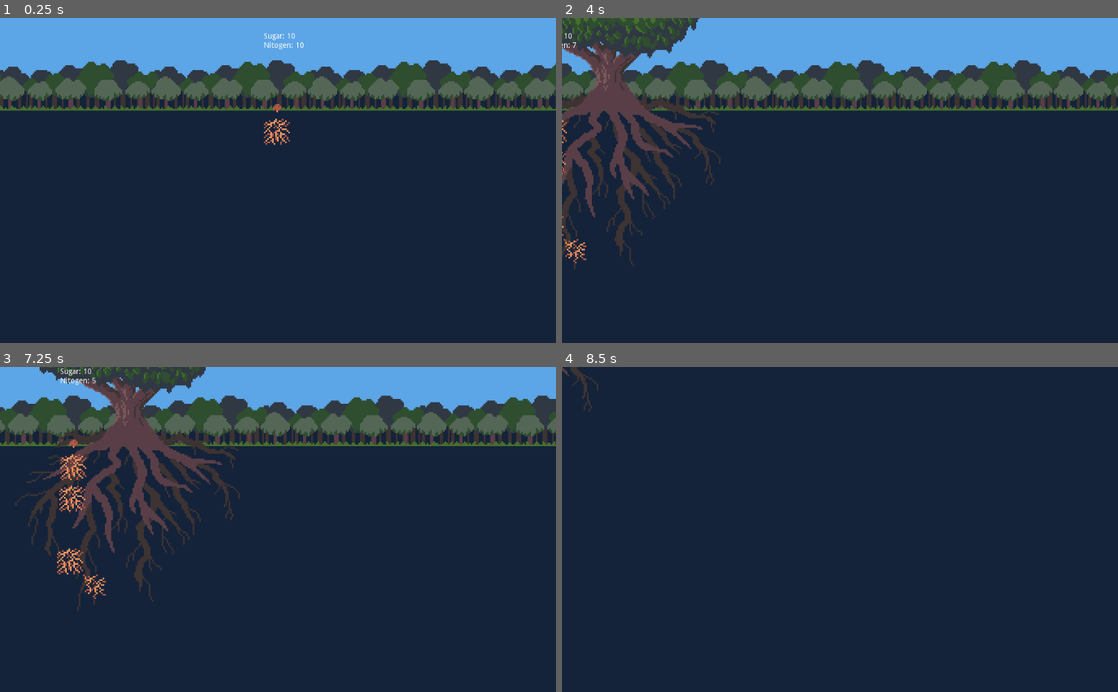
Above: before the commit, frames 1-4 (two rows, left to right).
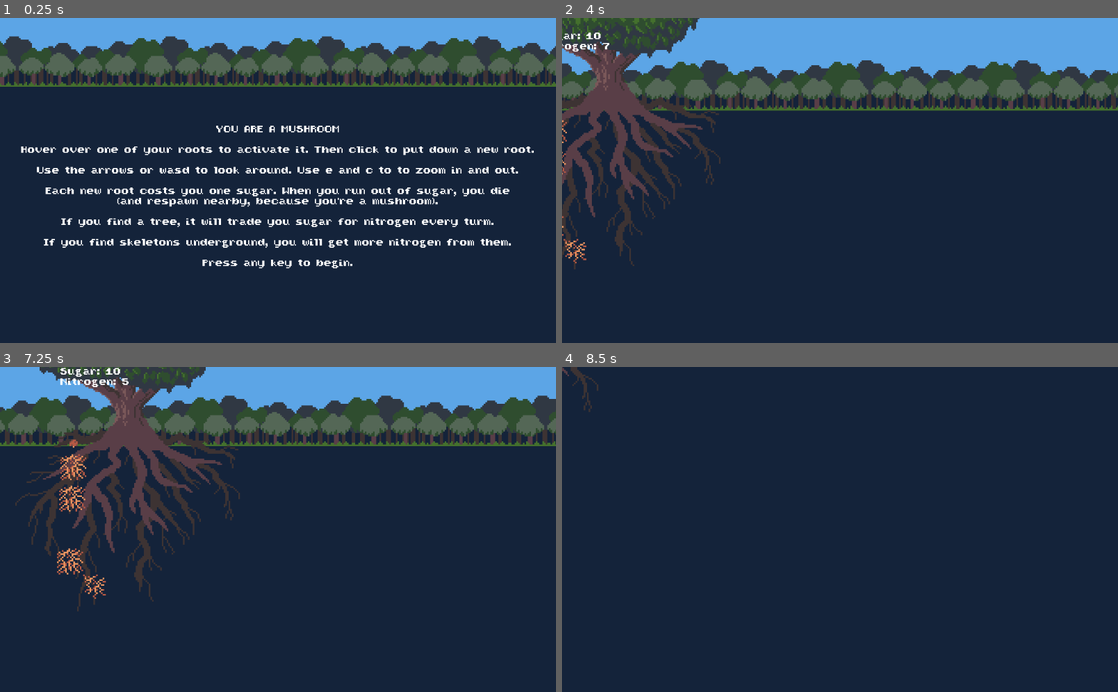
Above: after the commit, the same moments.

Repository: RoxT/rootroutes
Game: Godot game, scene res://StartMenu.tscn
Two runs of this game, one before a commit and one after it. Both use one fixed random seed, a clock stepped at 60 frames per second and the inputs below. Before the commit the project starts from res://Main_Rs_COPY.tscn.
Inputs (mouse positions are in pixels of both pictures, inside the frame that each line leads up to):
- Up to frame 1 (0.25 s): no input
- Up to frame 2 (4 s): tap Enter at 0.5 s; move the mouse to (840, 131) at 0.52 s; hold Right (ui_right) 0.53-1.28 s; click (840, 131) at 0.67 s; move the mouse to (645, 161) at 1.27 s; hold Down (ui_down) 1.28-2.03 s; click (645, 161) at 1.42 s; move the mouse to (634, 66) at 2.02 s; hold Right (ui_right) 2.03-2.78 s; click (634, 66) at 2.17 s; move the mouse to (812, 245) at 2.77 s; hold Up (ui_up) 2.78-3.53 s; click (812, 245) at 2.92 s; move the mouse to (1006, 229) at 3.52 s; hold Left (ui_left) from 3.53 s (still down)
- Up to frame 3 (7.25 s): move the mouse to (88, 601) at 4.27 s; click (88, 601) at 4.42 s; move the mouse to (305, 529) at 5.02 s; release Left (ui_left) at 5.03 s; hold Down (ui_down) 5.03-5.78 s; click (305, 529) at 5.17 s; move the mouse to (322, 594) at 5.77 s; hold Right (ui_right) 5.78-6.53 s; click (322, 594) at 5.92 s; move the mouse to (400, 513) at 6.52 s; hold Up (ui_up) from 6.53 s (still down)
- Up to frame 4 (8.5 s): move the mouse to (728, 545) at 7.27 s; release Up (ui_up) at 7.28 s; hold Right (ui_right) 7.28-8.03 s; click (728, 545) at 7.42 s; move the mouse to (895, 458) at 8.02 s; hold Down (ui_down) from 8.03 s (still down)

The runs differ from the first frame. In frame 1, 24% of the frame differs, in the area x 0-100%, y 4-78%; in frame 2, 0.2%; in frame 3, 0.3%; in frame 4, nothing differs.

Commit message:
start menu

Diff:
--- /dev/null
+++ b/RootRoutes/StartMenu.tscn
@@ -0,0 +1,38 @@
+[gd_scene load_steps=3 format=2]
+
+[ext_resource path="res://textures/background.png" type="Texture" id=1]
+[ext_resource path="res://scripts/StartMenu.gd" type="Script" id=2]
+
+[node name="Control" type="Control"]
+anchor_right = 1.0
+anchor_bottom = 1.0
+script = ExtResource( 2 )
+
+[node name="Background" type="Sprite" parent="."]
+position = Vector2( 920, 271 )
+texture = ExtResource( 1 )
+
+[node name="Label" type="Label" parent="."]
+anchor_left = 0.5
+anchor_top = 1.0
+anchor_right = 0.5
+anchor_bottom = 1.0
+margin_left = -510.5
+margin_top = -401.0
+margin_right = 510.5
+text = "YOU ARE A MUSHROOM
+
+Hover over one of your roots to activate it. Then click to put down a new root.
+
+Use the arrows or wasd to look around. Use e and c to to zoom in and out.
+
+Each new root costs you one sugar. When you run out of sugar, you die
+(and respawn nearby, because you're a mushroom).
+
+If you find a tree, it will trade you sugar for nitrogen every turm.
+
+If you find skeletons underground, you will get more nitrogen from them.
+
+Press any key to begin."
+align = 1
+autowrap = true
--- a/RootRoutes/project.godot
+++ b/RootRoutes/project.godot
@@ -33,12 +33,13 @@
 [application]
 
 config/name="RootRoutes"
-run/main_scene="res://Main_Rs_COPY.tscn"
+run/main_scene="res://StartMenu.tscn"
 config/icon="res://textures/mushroom.png"
 
 [gui]
 
 common/drop_mouse_on_gui_input_disabled=true
+theme/custom_font="res://resources/new_dynamicfont.tres"
 
 [input]
 
--- /dev/null
+++ b/RootRoutes/resources/new_dynamicfont.tres
@@ -0,0 +1,6 @@
+[gd_resource type="DynamicFont" load_steps=2 format=2]
+
+[ext_resource path="res://resources/TinierB3.ttf" type="DynamicFontData" id=1]
+
+[resource]
+font_data = ExtResource( 1 )
--- a/RootRoutes/scripts/FruitingBody.gd
+++ b/RootRoutes/scripts/FruitingBody.gd
@@ -54,7 +54,7 @@
 	active_root.handle_hover(pointer)
 
 func update_ineventory():
-	$Inventory/Label.text = "Sugar: " + str(sugar) + "\n" + "Nitogen: " + str(nitro)
+	$Inventory/Label.text = "Sugar: " + str(sugar) + "\n" + "Nitrogen: " + str(nitro)
 
 func _on_trade():
 	trading = trading + 1
--- /dev/null
+++ b/RootRoutes/scripts/StartMenu.gd
@@ -0,0 +1,21 @@
+extends Control
+
+
+# Declare member variables here. Examples:
+# var a = 2
+# var b = "text"
+
+
+# Called when the node enters the scene tree for the first time.
+func _ready():
+	pass # Replace with function body.
+
+
+# Called every frame. 'delta' is the elapsed time since the previous frame.
+#func _process(delta):
+#	pass
+
+
+func _unhandled_input(event):
+	if event is InputEventKey:
+		get_tree().change_scene("res://Main_Rs_COPY.tscn")
Not shown, changed: index.html
Not shown, changed: index.pck
